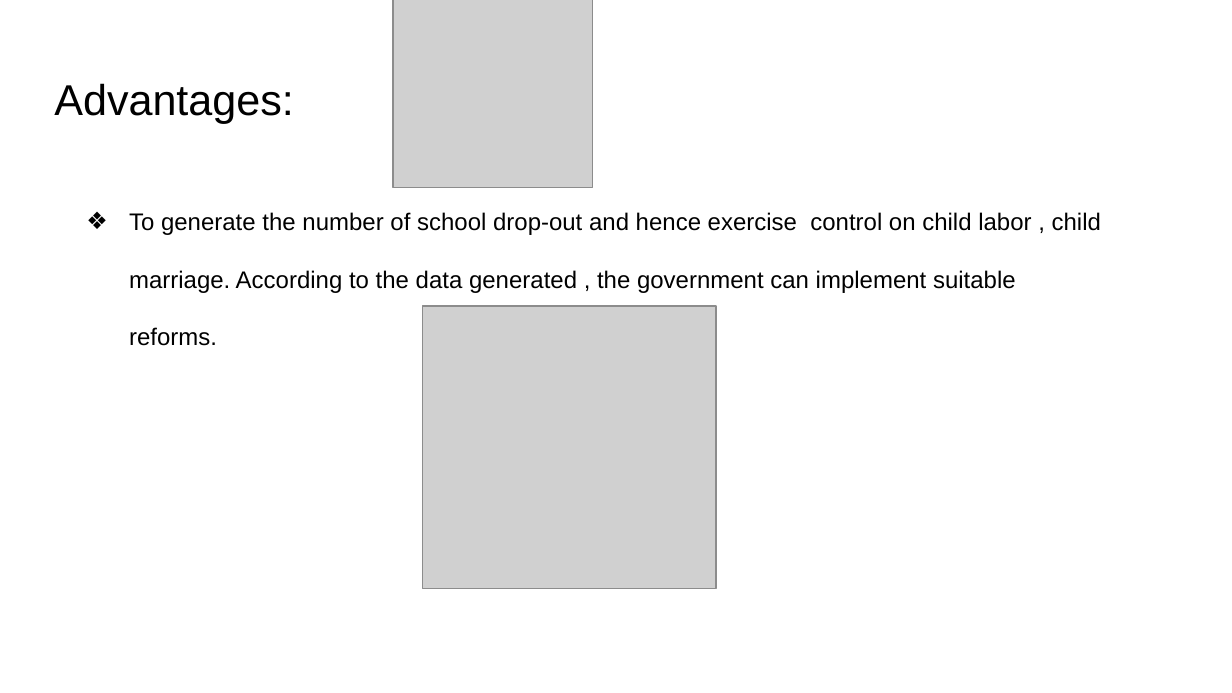
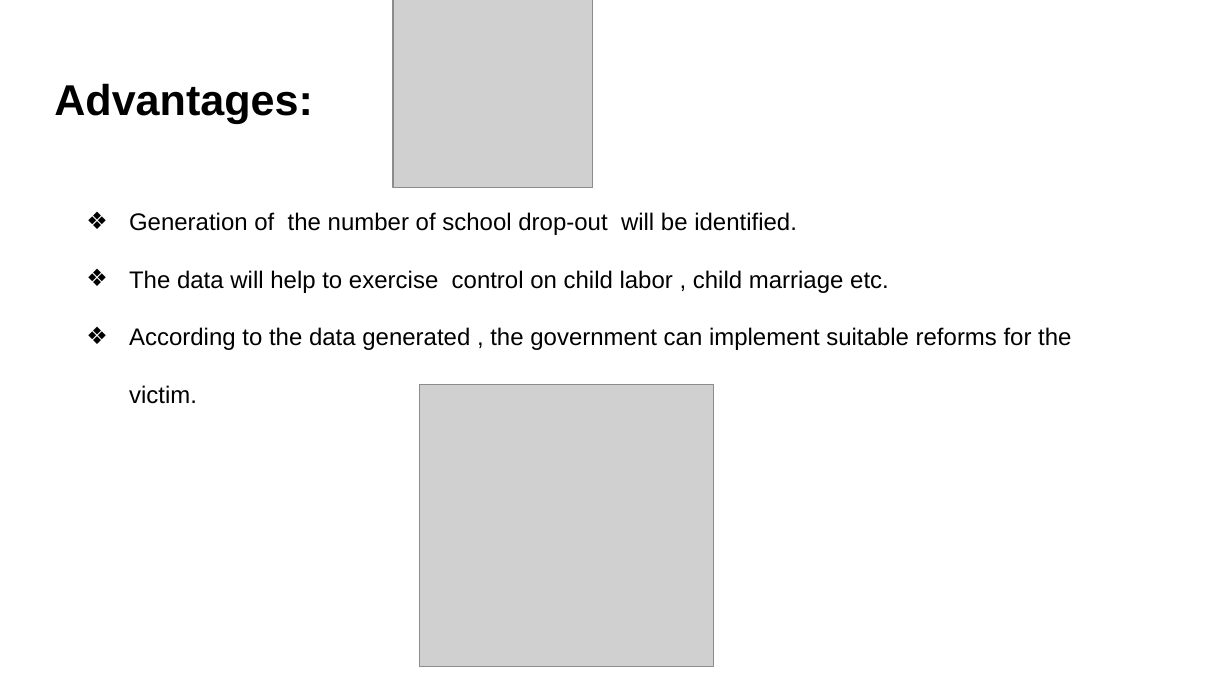
Before and after one commit to karpagamitech/CISHack-KARPAGAM, a slide deck: slide 6 of devils/presentation/PROJECT PROPOSAL.pptx. Drawn at 1232x693 pixels with LibreOffice and Linux fonts; fonts in the diff are those of the drawing; grey boxes stand for pictures. Boxes give left, top, right and bottom in pixels: in the first picture for what was removed or moved away, otherwise in the second. Text is boxed around its words. In the diff, an @@ line names an element or a change of style, - is before the commit and + after.

```diff
--- a/devils/presentation/PROJECT PROPOSAL.pptx
+++ b/devils/presentation/PROJECT PROPOSAL.pptx
@@ title "Advantages:" at [54,83,313,123]: bold on @@
@@ text at [129,212,1071,404]: text changed @@
-❖ To generate the number of school drop-out and hence exercise control on child labor , child marriage. According to the data generated , the government can implement suitable reforms.
+❖ Generation of the number of school drop-out will be identified.
+❖ The data will help to exercise control on child labor , child marriage etc.
+❖ According to the data generated , the government can implement suitable reforms for the victim.
@@ picture: place and size @@
-picture at [423,306,717,588]
+picture at [420,384,715,667]
```
Also in this commit, not shown: 6 other slides changed.
